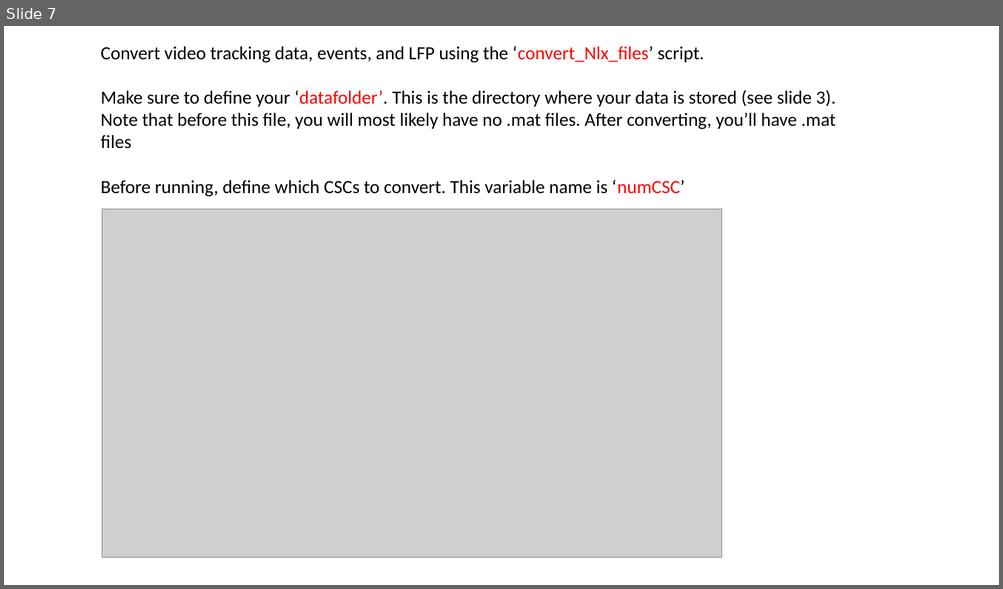
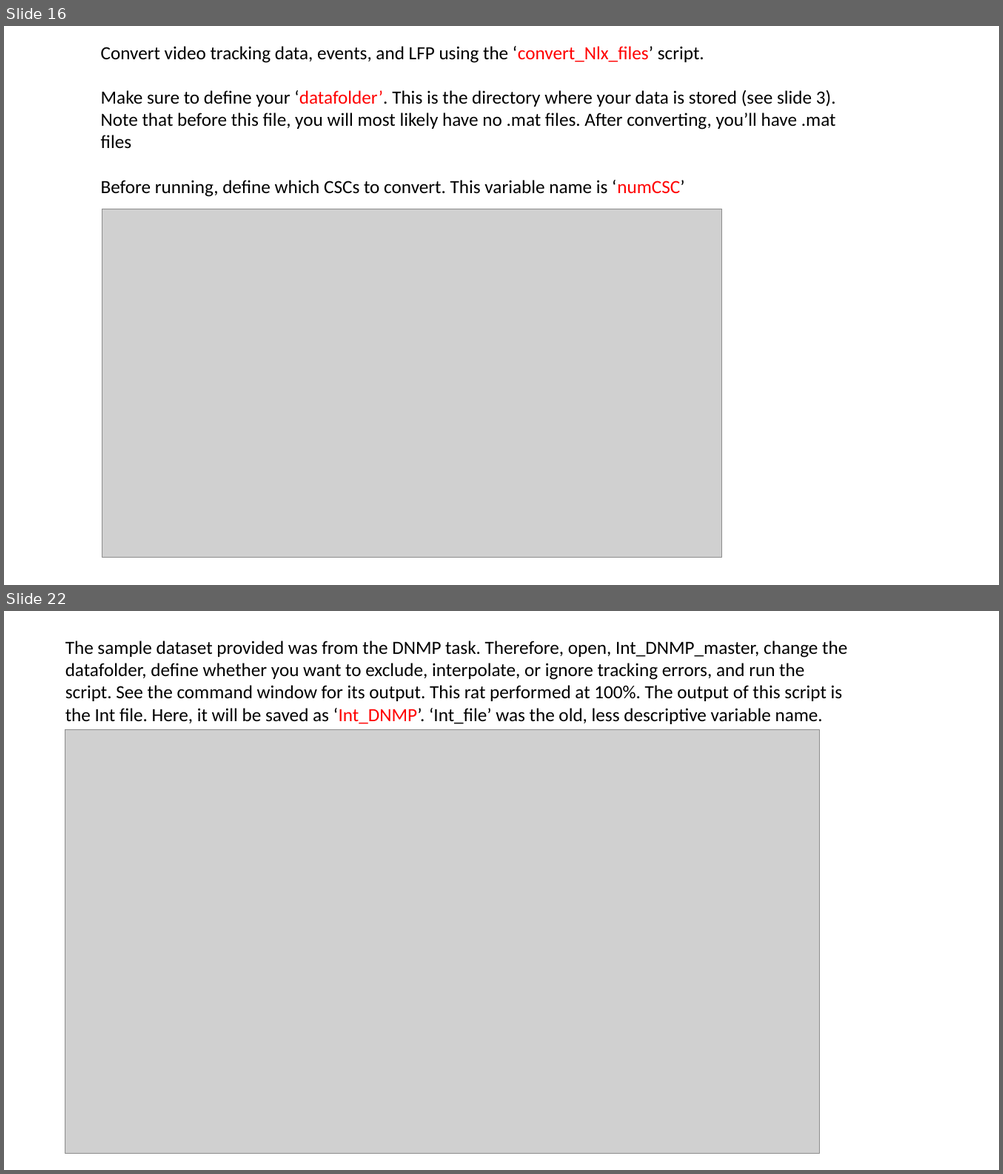
Before and after one commit to GriffinLabCode/GriffinCode, a slide deck: 1. Matlab Pipeline/Using the Matlab Pipeline.pptx. Shown one above the other, each under a label of ours: slide 7 before the commit, slides 16 and 22 after it; the slides between them are not shown. The pictures are 1003x589 and 1003x1174 pixels, drawn with LibreOffice and Linux fonts; fonts in the diff are those of the drawing; grey boxes stand for pictures. Boxes give left, top, right and bottom in pixels: in the first picture for what was removed or moved away, otherwise in the second. Text is boxed around its words. In the diff, an @@ line names an element or a change of style, - is before the commit and + after.

Commit message:
major modifications to Int creation and video tracking data extraction

```diff
--- a/1. Matlab Pipeline/Using the Matlab Pipeline.pptx
+++ b/1. Matlab Pipeline/Using the Matlab Pipeline.pptx
@@ slide 22 added at box(4, 611, 999, 1170), background #FFFFFF @@
@@ text added at box(65, 641, 847, 724), 18 pt, text #000000 @@
+The sample dataset provided was from the DNMP task. Therefore, open, Int_DNMP_master, change the datafolder, define whether you want to exclude, interpolate, or ignore tracking errors, and run the script. See the command window for its output. This rat performed at 100%. The output of this script is the Int file. Here, it will be saved as ‘Int_DNMP’. ‘Int_file’ was the old, less descriptive variable name.
@@ picture added at box(65, 729, 819, 1153) @@
@@ what was slide 7 is now slide 16 @@
```
Also in this commit, not shown: 3 slides changed, 14 other slides added, 34 other files.
